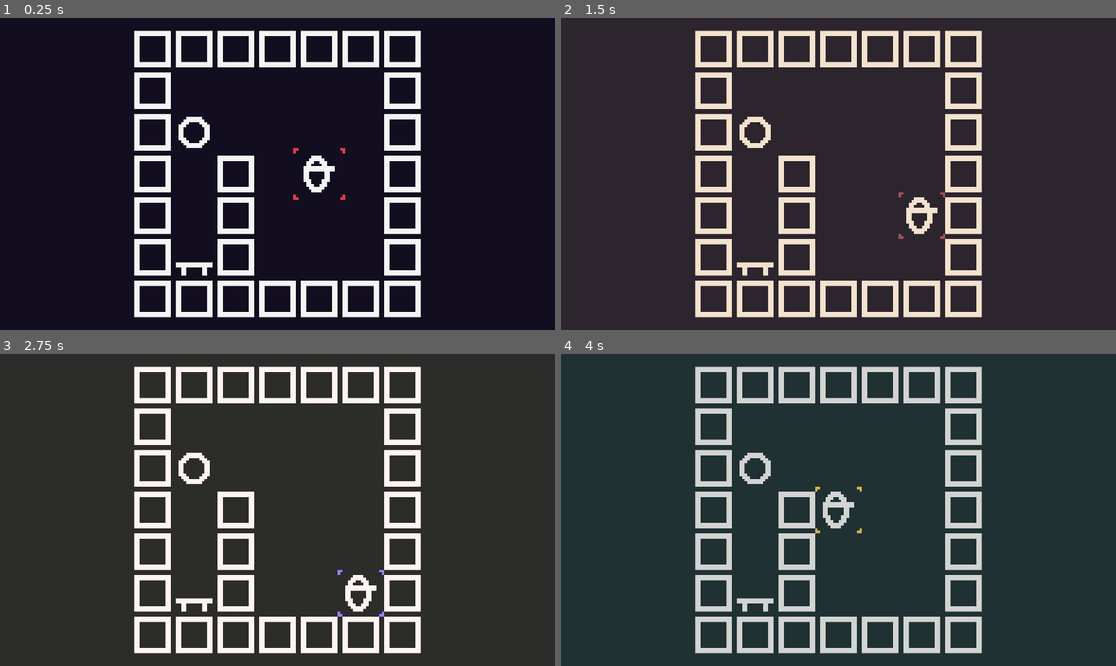
Above: before the commit, frames 1-4 (two rows, left to right).
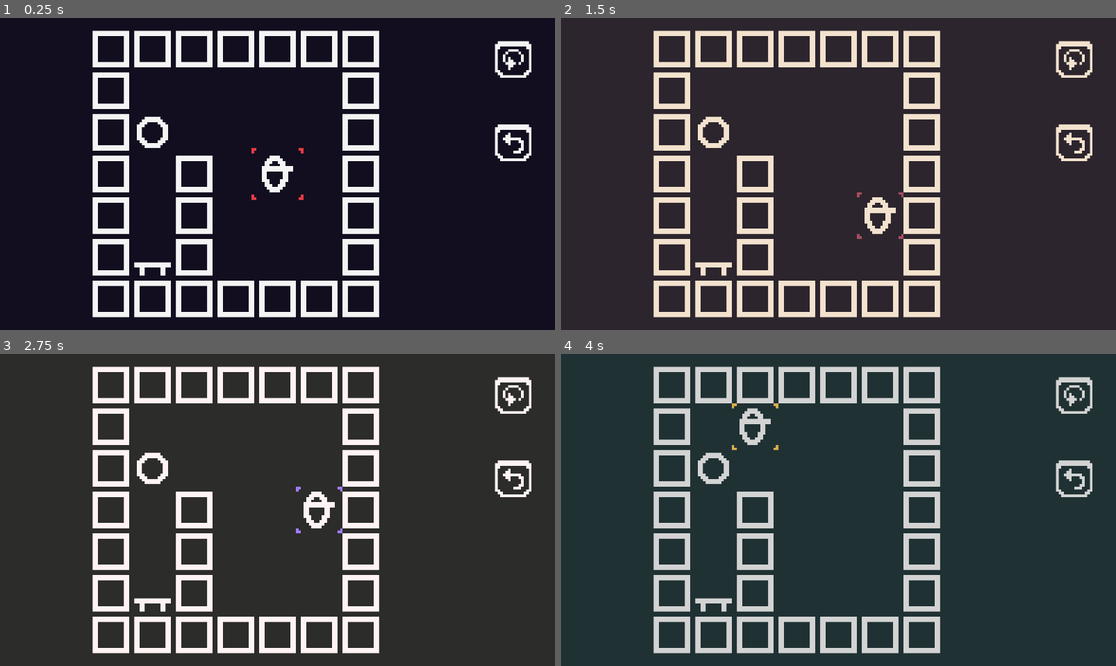
Above: after the commit, the same moments.

Repository: jletellier/olesa
Game: Godot game, scene res://level/level.tscn
The game is run twice, just before and just after one commit, with the same random seed, the same clock (stepped at 60 frames per second) and the same inputs. Before the commit the project has no main scene; this scene is started directly in both runs.
Inputs:
- Up to frame 1 (0.25 s): no input
- Up to frame 2 (1.5 s): hold Right (game_right) 0.53-1.28 s; hold C (game_palette_swap) 0.53-1.28 s; tap U (game_undo) at 0.8, 1.35 s; tap Enter at 1.25 s; hold Down (game_down) from 1.28 s (still down)
- Up to frame 3 (2.75 s): tap Tab (ui_focus_next) at 1.55 s; tap R (game_restart_map, bound only after the commit) at 2 s; release Down (game_down) at 2.03 s; hold Right (game_right) from 2.03 s (still down); hold Tab (ui_focus_next) from 2.03 s (still down); tap C (game_palette_swap) at 2.3 s
- Up to frame 4 (4 s): tap R (game_restart_map, bound only after the commit) at 2.75 s; release Right (game_right) at 2.78 s; release Tab (ui_focus_next) at 2.78 s; hold Up (game_up) 2.78-3.53 s; tap C (game_palette_swap) at 2.85 s; tap U (game_undo) at 3.05, 3.6 s; hold Left (game_left) from 3.53 s (still down); hold Tab (ui_focus_next) from 3.53 s (still down)

The runs differ from the first frame. In frame 1, 14% of the frame differs, in the area x 16-96%, y 4-96%; in frame 2, 14%; in frame 3, 14%; in frame 4, 14%.

Commit message:
Add touch inputs

Diff:
--- a/entities/jo.tscn
+++ b/entities/jo.tscn
@@ -15,6 +15,12 @@
 atlas = ExtResource("2_kuyye")
 region = Rect2(0, 16, 16, 16)
 
+[sub_resource type="RectangleShape2D" id="RectangleShape2D_g6t8j"]
+size = Vector2(16, 16)
+
+[sub_resource type="RectangleShape2D" id="RectangleShape2D_8y4an"]
+size = Vector2(16, 16)
+
 [node name="Jo" type="Node2D"]
 script = ExtResource("1_n560h")
 
@@ -28,6 +34,31 @@
 
 [node name="AudioAction" type="AudioStreamPlayer" parent="."]
 stream = ExtResource("5_ourvx")
+
+[node name="SelectButton" type="TouchScreenButton" parent="."]
+shape = SubResource("RectangleShape2D_g6t8j")
+
+[node name="ActionButtons" type="Node2D" parent="."]
+
+[node name="LeftButton" type="TouchScreenButton" parent="ActionButtons"]
+position = Vector2(-16, 0)
+shape = SubResource("RectangleShape2D_8y4an")
+action = "game_left"
+
+[node name="UpButton" type="TouchScreenButton" parent="ActionButtons"]
+position = Vector2(0, -16)
+shape = SubResource("RectangleShape2D_8y4an")
+action = "game_up"
+
+[node name="RightButton" type="TouchScreenButton" parent="ActionButtons"]
+position = Vector2(16, 0)
+shape = SubResource("RectangleShape2D_8y4an")
+action = "game_right"
+
+[node name="DownButton" type="TouchScreenButton" parent="ActionButtons"]
+position = Vector2(0, 16)
+shape = SubResource("RectangleShape2D_8y4an")
+action = "game_down"
 
 [node name="MoveableSystem" type="Node" parent="."]
 script = ExtResource("6_u2tp0")
--- a/entities/lawa.tscn
+++ b/entities/lawa.tscn
@@ -13,6 +13,12 @@
 atlas = ExtResource("1_flunk")
 region = Rect2(16, 0, 16, 16)
 
+[sub_resource type="RectangleShape2D" id="RectangleShape2D_6iuly"]
+size = Vector2(16, 16)
+
+[sub_resource type="RectangleShape2D" id="RectangleShape2D_ji173"]
+size = Vector2(16, 16)
+
 [node name="Lawa" type="Node2D"]
 script = ExtResource("1_y3dho")
 
@@ -24,6 +30,31 @@
 
 [node name="AudioMovement" type="AudioStreamPlayer" parent="."]
 stream = ExtResource("4_eiucj")
+
+[node name="SelectButton" type="TouchScreenButton" parent="."]
+shape = SubResource("RectangleShape2D_6iuly")
+
+[node name="ActionButtons" type="Node2D" parent="."]
+
+[node name="LeftButton" type="TouchScreenButton" parent="ActionButtons"]
+position = Vector2(-16, 0)
+shape = SubResource("RectangleShape2D_ji173")
+action = "game_left"
+
+[node name="UpButton" type="TouchScreenButton" parent="ActionButtons"]
+position = Vector2(0, -16)
+shape = SubResource("RectangleShape2D_ji173")
+action = "game_up"
+
+[node name="RightButton" type="TouchScreenButton" parent="ActionButtons"]
+position = Vector2(16, 0)
+shape = SubResource("RectangleShape2D_ji173")
+action = "game_right"
+
+[node name="DownButton" type="TouchScreenButton" parent="ActionButtons"]
+position = Vector2(0, 16)
+shape = SubResource("RectangleShape2D_ji173")
+action = "game_down"
 
 [node name="SelectableSystem" type="Node" parent="."]
 script = ExtResource("5_2orfa")
--- a/entities/pali.tscn
+++ b/entities/pali.tscn
@@ -13,6 +13,12 @@
 [sub_resource type="AtlasTexture" id="AtlasTexture_g23ok"]
 atlas = ExtResource("2_gtttm")
 region = Rect2(16, 16, 16, 16)
+
+[sub_resource type="RectangleShape2D" id="RectangleShape2D_cktwc"]
+size = Vector2(16, 16)
+
+[sub_resource type="RectangleShape2D" id="RectangleShape2D_18vim"]
+size = Vector2(16, 16)
 
 [node name="Pali" type="Node2D"]
 script = ExtResource("1_mqubp")
@@ -32,6 +38,31 @@
 [node name="AudioTargetFailure" type="AudioStreamPlayer" parent="."]
 stream = ExtResource("6_ti3qy")
 
+[node name="SelectButton" type="TouchScreenButton" parent="."]
+shape = SubResource("RectangleShape2D_cktwc")
+
+[node name="ActionButtons" type="Node2D" parent="."]
+
+[node name="LeftButton" type="TouchScreenButton" parent="ActionButtons"]
+position = Vector2(-16, 0)
+shape = SubResource("RectangleShape2D_18vim")
+action = "game_left"
+
+[node name="UpButton" type="TouchScreenButton" parent="ActionButtons"]
+position = Vector2(0, -16)
+shape = SubResource("RectangleShape2D_18vim")
+action = "game_up"
+
+[node name="RightButton" type="TouchScreenButton" parent="ActionButtons"]
+position = Vector2(16, 0)
+shape = SubResource("RectangleShape2D_18vim")
+action = "game_right"
+
+[node name="DownButton" type="TouchScreenButton" parent="ActionButtons"]
+position = Vector2(0, 16)
+shape = SubResource("RectangleShape2D_18vim")
+action = "game_down"
+
 [node name="MoveableSystem" type="Node" parent="."]
 script = ExtResource("7_y77hf")
 
--- a/entities/selectable_system.gd
+++ b/entities/selectable_system.gd
@@ -9,15 +9,27 @@
 	set = _set_selected
 
 var _hint_select: EntitySelect
+var _select_button: TouchScreenButton
 
 
 func start() -> void:
 	_hint_select = entity.get_node("HintSelect")
+	_select_button = entity.get_node_or_null("SelectButton")
+	if _select_button != null:
+		_select_button.pressed.connect(_on_select_button_pressed)
+
+
+func destroy() -> void:
+	if _select_button != null:
+		_select_button.pressed.disconnect(_on_select_button_pressed)
 
 
 func _set_selected(value: bool) -> void:
 	var changed := (selected != value)
 	selected = value
+
+	if changed and selected:
+		entity.map.set_selected_system(self)
 
 	if changed:
 		selected_changed.emit()
@@ -26,3 +38,7 @@
 		_hint_select.visible = selected
 		if selected:
 			_hint_select.animate()
+
+
+func _on_select_button_pressed() -> void:
+	selected = true
--- a/level/level.gd
+++ b/level/level.gd
@@ -4,9 +4,10 @@
 const Map := preload("res://maps/map.gd")
 const MapDB := preload("res://maps/map_db.gd")
 const GameState := preload("res://level/game_state.gd")
+const PaletteSwap := preload("res://level/palette_swap.gd")
 
 const SAVEGAME_PATH := "user://savegame.tres"
-const UI_OFFSET := Vector2i(0, 0)
+const UI_OFFSET := Vector2i(-32, 0)
 const INPUT_ECHO_DELTA_INITIAL := 0.28
 const INPUT_ECHO_DELTA := 0.18
 const INPUT_ACTIONS := [
@@ -30,7 +31,7 @@
 @onready var _camera := $"Camera2D" as Camera2D
 @onready var _map_finish_player := $"MapFinishPlayer" as AudioStreamPlayer
 @onready var _map_finish_timer := $"MapFinishTimer" as Timer
-
+@onready var _palette_swap := $"PostProcess/PaletteSwap" as PaletteSwap
 
 
 func _ready() -> void:
@@ -107,6 +108,8 @@
 		_change_map(_loaded_map_id + 1)
 	elif event.is_action_pressed("game_prev_map"):
 		_change_map(_loaded_map_id - 1)
+	elif event.is_action_pressed("game_restart_map"):
+		_change_map(_loaded_map_id)
 
 
 func _change_map(id: int) -> void:
@@ -137,6 +140,11 @@
 	_on_size_changed.call_deferred()
 	_map_just_loaded = true
 	_map_just_finished = false
+
+	if _loaded_map_id == 8:
+		_palette_swap.palette_id = 1
+	elif _loaded_map_id == 15:
+		_palette_swap.palette_id = 2
 
 
 func _unload_map() -> void:
--- a/level/level.tscn
+++ b/level/level.tscn
@@ -1,10 +1,11 @@
-[gd_scene load_steps=9 format=3 uid="uid://b7y1p8c5pec2u"]
+[gd_scene load_steps=10 format=3 uid="uid://b7y1p8c5pec2u"]
 
 [ext_resource type="Script" path="res://level/level.gd" id="1_65htu"]
 [ext_resource type="PackedScene" uid="uid://da6m7u64kxig3" path="res://maps/map_a_001.tscn" id="2_qvgb0"]
 [ext_resource type="AudioStream" uid="uid://b8lad7l7gxiv7" path="res://assets/music/ville_seppanen.ogg" id="3_pfsvs"]
 [ext_resource type="Shader" path="res://level/palette_swap.gdshader" id="4_4deoq"]
 [ext_resource type="AudioStream" uid="uid://ccood6xyj0yds" path="res://assets/sounds/exit.wav" id="4_babbr"]
+[ext_resource type="PackedScene" uid="uid://bby4mfw1fn4ph" path="res://ui/level_ui.tscn" id="5_4mv5l"]
 [ext_resource type="Texture2D" uid="uid://p58ivi8wldoy" path="res://assets/palettes/1bit_plus.png" id="5_g02hn"]
 [ext_resource type="Script" path="res://level/palette_swap.gd" id="7_ck1ch"]
 
@@ -33,6 +34,8 @@
 wait_time = 5.0
 one_shot = true
 
+[node name="LevelUI" parent="." instance=ExtResource("5_4mv5l")]
+
 [node name="PostProcess" type="CanvasLayer" parent="."]
 layer = 128
 
--- a/level/palette_swap.gd
+++ b/level/palette_swap.gd
@@ -9,21 +9,21 @@
 	preload("res://assets/palettes/cvd3.png"),
 ]
 
-var _palette_id := 0:
+var palette_id := 0:
 	set = _set_palette_id
 
 
 func _ready() -> void:
-	_palette_id = _palette_id
+	_set_palette_id(palette_id)
 
 
 func _unhandled_input(event: InputEvent) -> void:
 	if event.is_action_pressed("game_palette_swap"):
-		_palette_id = _palette_id + 1
+		palette_id = palette_id + 1
 
 
 func _set_palette_id(value: int) -> void:
-	_palette_id = value % PALETTES.size()
+	palette_id = value % PALETTES.size()
 
 	var shader_material := material as ShaderMaterial
-	shader_material.set_shader_parameter("palette_swap", PALETTES[_palette_id])
+	shader_material.set_shader_parameter("palette_swap", PALETTES[palette_id])
--- a/maps/map.gd
+++ b/maps/map.gd
@@ -97,10 +97,7 @@
 			var entity := get_entity(Vector2i(entity_pos.x, entity_pos.y), entity_pos.z)
 			var entity_system: SelectableSystem = entity.get_system("SelectableSystem")
 			if entity_system != _selected_system:
-				if _selected_system != null:
-					_selected_system.selected = false
-				_selected_system = entity_system
-				_selected_system.selected = true
+				entity_system.selected = true
 
 	_process_tick()
 	_history_undo_process = false
@@ -163,8 +160,6 @@
 
 	var current_idx := -1
 	if _selected_system != null:
-		_selected_system.selected = false
-
 		for i in range(_selectable_systems.size()):
 			var entity := _selectable_systems[i].entity
 			if entity.pos == _selected_system.entity.pos:
@@ -172,8 +167,16 @@
 				break
 
 	var next_idx := (current_idx + 1) % _selectable_systems.size()
-	_selected_system = _selectable_systems[next_idx]
-	_selected_system.selected = true
+	var new_selected_system := _selectable_systems[next_idx]
+	new_selected_system.selected = true
+
+
+func set_selected_system(new_system: SelectableSystem) -> void:
+	if _selected_system != null:
+		_selected_system.selected = false
+
+	if new_system != null:
+		_selected_system = new_system
 
 
 func add_entity(pos: Vector2i, type: Dictionary, data := {}) -> void:
@@ -274,6 +277,8 @@
 func _on_surface_system_has_object_changed(_old_value: bool, new_value: bool) -> void:
 	if new_value:
 		_surface_system_finished_count += 1
+	else:
+		_surface_system_finished_count -= 1
 
 	if _surface_system_count > 0 and _surface_system_finished_count >= _surface_system_count:
 		goals_reached.emit.call_deferred()
--- a/project.godot
+++ b/project.godot
@@ -11,6 +11,7 @@
 [application]
 
 config/name="Game Off 2024"
+run/main_scene="res://level/level.tscn"
 config/features=PackedStringArray("4.3", "GL Compatibility")
 config/icon="res://logo.png"
 
@@ -69,6 +70,16 @@
 "events": [Object(InputEventKey,"resource_local_to_scene":false,"resource_name":"","device":-1,"window_id":0,"alt_press …(192 unchanged characters)…
 ]
 }
+game_restart_map={
+"deadzone": 0.5,
+"events": [Object(InputEventKey,"resource_local_to_scene":false,"resource_name":"","device":-1,"window_id":0,"alt_pressed":false,"shift_pressed":false,"ctrl_pressed":false,"meta_pressed":false,"pressed":false,"keycode":0,"physical_keycode":82,"key_label":0,"unicode":114,"location":0,"echo":false,"script":null)
+]
+}
+
+[input_devices]
+
+pointing/emulate_touch_from_mouse=true
+pointing/emulate_mouse_from_touch=false
 
 [rendering]
 
--- /dev/null
+++ b/ui/level_ui.tscn
@@ -0,0 +1,72 @@
+[gd_scene load_steps=10 format=3 uid="uid://bby4mfw1fn4ph"]
+
+[ext_resource type="Texture2D" uid="uid://1lx548tjhqdu" path="res://assets/hint_animations.png" id="1_p80j6"]
+
+[sub_resource type="AtlasTexture" id="AtlasTexture_dy6wy"]
+atlas = ExtResource("1_p80j6")
+region = Rect2(16, 128, 16, 16)
+
+[sub_resource type="AtlasTexture" id="AtlasTexture_s71c7"]
+atlas = ExtResource("1_p80j6")
+region = Rect2(16, 144, 16, 16)
+
+[sub_resource type="AtlasTexture" id="AtlasTexture_wxuxn"]
+atlas = ExtResource("1_p80j6")
+region = Rect2(32, 128, 16, 16)
+
+[sub_resource type="AtlasTexture" id="AtlasTexture_1kn84"]
+atlas = ExtResource("1_p80j6")
+region = Rect2(32, 144, 16, 16)
+
+[sub_resource type="AtlasTexture" id="AtlasTexture_ss11v"]
+atlas = ExtResource("1_p80j6")
+region = Rect2(0, 160, 16, 16)
+
+[sub_resource type="AtlasTexture" id="AtlasTexture_dxviv"]
+atlas = ExtResource("1_p80j6")
+region = Rect2(0, 176, 16, 16)
+
+[sub_resource type="AtlasTexture" id="AtlasTexture_i0do1"]
+atlas = ExtResource("1_p80j6")
+region = Rect2(0, 128, 16, 16)
+
+[sub_resource type="AtlasTexture" id="AtlasTexture_vaxlm"]
+atlas = ExtResource("1_p80j6")
+region = Rect2(0, 144, 16, 16)
+
+[node name="LevelUI" type="CanvasLayer"]
+
+[node name="Navigation" type="MarginContainer" parent="."]
+custom_minimum_size = Vector2(24, 24)
+anchors_preset = 1
+anchor_left = 1.0
+anchor_right = 1.0
+offset_left = -24.0
+offset_bottom = 24.0
+grow_horizontal = 0
+
+[node name="ButtonEsc" type="TouchScreenButton" parent="Navigation"]
+visible = false
+position = Vector2(0, 8)
+texture_normal = SubResource("AtlasTexture_dy6wy")
+texture_pressed = SubResource("AtlasTexture_s71c7")
+action = "ui_cancel"
+
+[node name="ButtonEdit" type="TouchScreenButton" parent="Navigation"]
+visible = false
+position = Vector2(0, 24)
+texture_normal = SubResource("AtlasTexture_wxuxn")
+texture_pressed = SubResource("AtlasTexture_1kn84")
+action = "game_edit"
+
+[node name="ButtonRestart" type="TouchScreenButton" parent="Navigation"]
+position = Vector2(0, 8)
+texture_normal = SubResource("AtlasTexture_ss11v")
+texture_pressed = SubResource("AtlasTexture_dxviv")
+action = "game_restart_map"
+
+[node name="ButtonUndo" type="TouchScreenButton" parent="Navigation"]
+position = Vector2(0, 40)
+texture_normal = SubResource("AtlasTexture_i0do1")
+texture_pressed = SubResource("AtlasTexture_vaxlm")
+action = "game_undo"
Binary file changed: assets/hint_animations.png
Not shown: 1 places in entities/jo.tscn that only renumber resources
Not shown: 1 places in entities/lawa.tscn that only renumber resources
Not shown: 1 places in entities/pali.tscn that only renumber resources
Not shown, changed: README.md
